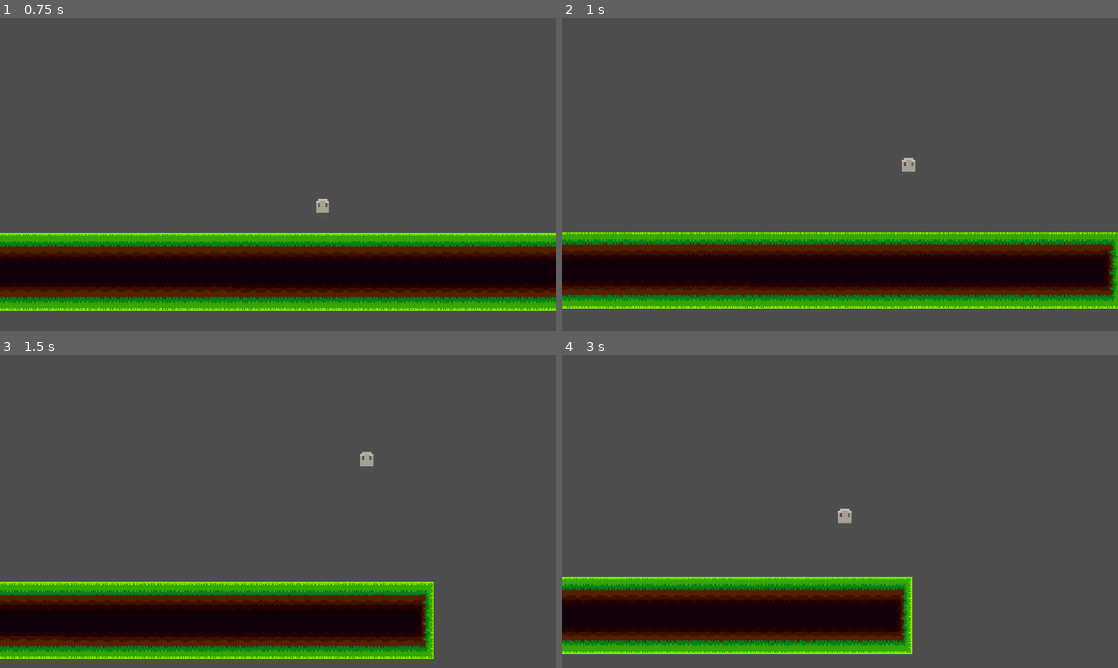
Above: before the commit, frames 1-4 (two rows, left to right).
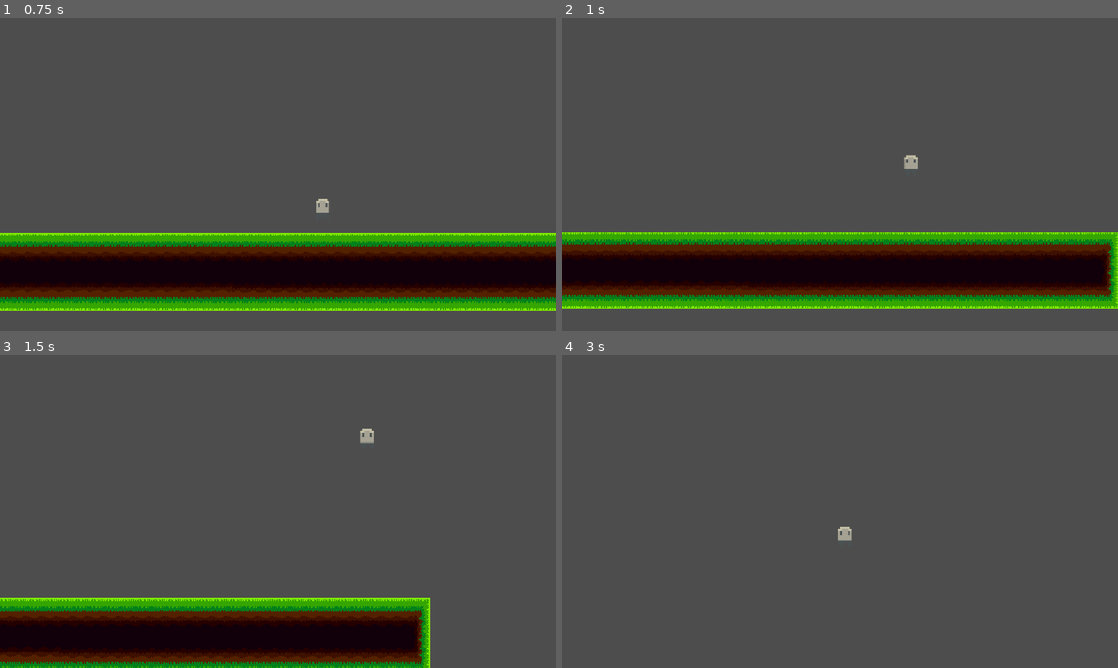
Above: after the commit, the same moments.

Repository: chicken6250/GODOTTHINGYEEEEEEEEEEEEEAAEEAEAEEAEAEAAAAAA
Game: Godot game, scene res://node.tscn
Two runs of this game, one before a commit and one after it. Both use one fixed random seed, a clock stepped at 60 frames per second and the inputs below.
Inputs:
- Up to frame 1 (0.75 s): hold D (right) from 0.53 s (still down); tap F (fart) at 0.6 s
- Up to frame 2 (1 s): keep holding D (right); tap W (jump) at 0.77, 0.8 s
- Up to frame 3 (1.5 s): keep holding D (right); tap W (jump) at 1.07, 1.35 s
- Up to frame 4 (3 s): tap W (jump) at 1.52, 1.82, 2.3 s; tap F (fart) at 1.55, 2.1, 2.85 s; release D (right) at 2.03 s; hold A (left) 2.03-2.78 s; hold D (right) from 2.78 s (still down)

Frame 1 is identical in both runs. In frame 2, 2.6% of the frame differs, in the area x 0-100%, y 43-93%; in frame 3, 18%, in the area x 0-78%, y 23-100%; in frame 4, 16%.

Commit message:
fghjugfgtytfytyhgtftyhgtfrd

Diff:
--- a/character_body_2d.gd
+++ b/character_body_2d.gd
@@ -3,33 +3,33 @@
 
 const SPEED = 1200
 const JUMP_VELOCITY = -900
+@export var jumps = 1
+var e=0
+
+func _physics_process(delta: float) -> void:
+    # Add the gravity.
+    if not is_on_floor():
+        velocity += get_gravity() * delta
+
+    # Handle jump.
+    if Input.is_action_just_pressed("jump") and not jumps == e:
+        velocity.y = JUMP_VELOCITY
+        $jumpthing.play()
+        e=e+1
+    if is_on_floor():
+        e=0
 
 
-func _physics_process(delta: float) -> void:
-	# Add the gravity.
-	if not is_on_floor():
-		velocity += get_gravity() * delta
 
-	# Handle jump.
-	if Input.is_action_just_pressed("jump") and is_on_floor():
-		velocity.y = JUMP_VELOCITY
-		$jumpthing.play()
+    if Input.is_action_just_pressed("fart"):
+        $fart.play()
 
-		await get_tree().create_timer(1.9).timeout
-		velocity.y = JUMP_VELOCITY + 300
-		await get_tree().create_timer(1.3).timeout
-		velocity.y = JUMP_VELOCITY + 600
+    # Get the input direction and handle the movement/deceleration.
+    # As good practice, you should replace UI actions with custom gameplay actions.
+    var direction := Input.get_axis("left", "right")
+    if direction:
+        velocity.x = direction * SPEED
+    else:
+        velocity.x = move_toward(velocity.x, 0, SPEED)
 
-
-	if Input.is_action_just_pressed("fart"):
-		$fart.play()
-
-	# Get the input direction and handle the movement/deceleration.
-	# As good practice, you should replace UI actions with custom gameplay actions.
-	var direction := Input.get_axis("left", "right")
-	if direction:
-		velocity.x = direction * SPEED
-	else:
-		velocity.x = move_toward(velocity.x, 0, SPEED)
-
-	move_and_slide()
+    move_and_slide()
--- /dev/null
+++ b/enemy.gd
@@ -0,0 +1,4 @@
+extends CharacterBody2D
+
+func _physics_process(delta: float) -> void:
+	const fart = 834998598734959734
--- a/node.tscn
+++ b/node.tscn
@@ -1,12 +1,12 @@
 [gd_scene format=4 uid="uid://bhss2rc30pepk"]
 
 [ext_resource type="Script" uid="uid://bss4mgihbqfdc" path="res://character_body_2d.gd" id="1_j2q8x"]
-[ext_resource type="AudioStream" uid="uid://1ewsxwkydqe6" path="res://Record (online-voice-recorder.com).mp3" id="3_e2u21"]
 [ext_resource type="Texture2D" uid="uid://cr4nney870mnt" path="res://Character-1.png.png" id="3_r657h"]
 [ext_resource type="AudioStream" uid="uid://cioumj3s0rbiy" path="res://fart-with-reverb.mp3" id="4_bss38"]
 [ext_resource type="Texture2D" uid="uid://7qi5pw1jalrl" path="res://Character-2.png.png" id="4_f0urt"]
 [ext_resource type="Texture2D" uid="uid://bxwgo6rl6lj45" path="res://Character-3.png.png" id="5_jfkdj"]
 [ext_resource type="Texture2D" uid="uid://bqi431i30r8ul" path="res://IMG_6058.png" id="5_tda05"]
+[ext_resource type="AudioStream" uid="uid://yfi4rtrdvihn" path="res://Record (online-voice-recorder.com)(1).mp3" id="6_l6pdb"]
 [ext_resource type="Texture2D" uid="uid://c4nr24hpahom1" path="res://Character-4.png.png" id="6_wt6go"]
 
 [sub_resource type="SpriteFrames" id="SpriteFrames_delwc"]
@@ -145,6 +145,7 @@
 
 [node name="CharacterBody2D" type="CharacterBody2D" parent="." unique_id=463366891]
 script = ExtResource("1_j2q8x")
+jumps = 2
 
 [node name="AnimatedSprite2D" type="AnimatedSprite2D" parent="CharacterBody2D" unique_id=656451517]
 z_index = 10
@@ -168,7 +169,7 @@
 drag_vertical_enabled = true
 
 [node name="jumpthing" type="AudioStreamPlayer" parent="CharacterBody2D" unique_id=1303758314]
-stream = ExtResource("3_e2u21")
+stream = ExtResource("6_l6pdb")
 volume_db = 3.059
 
 [node name="fart" type="AudioStreamPlayer" parent="CharacterBody2D" unique_id=1426972105]
Not shown, added: Record (online-voice-recorder.com)(1).mp3.import
Not shown, added: enemy.gd.uid
Not shown, added: Record (online-voice-recorder.com)(1).mp3
